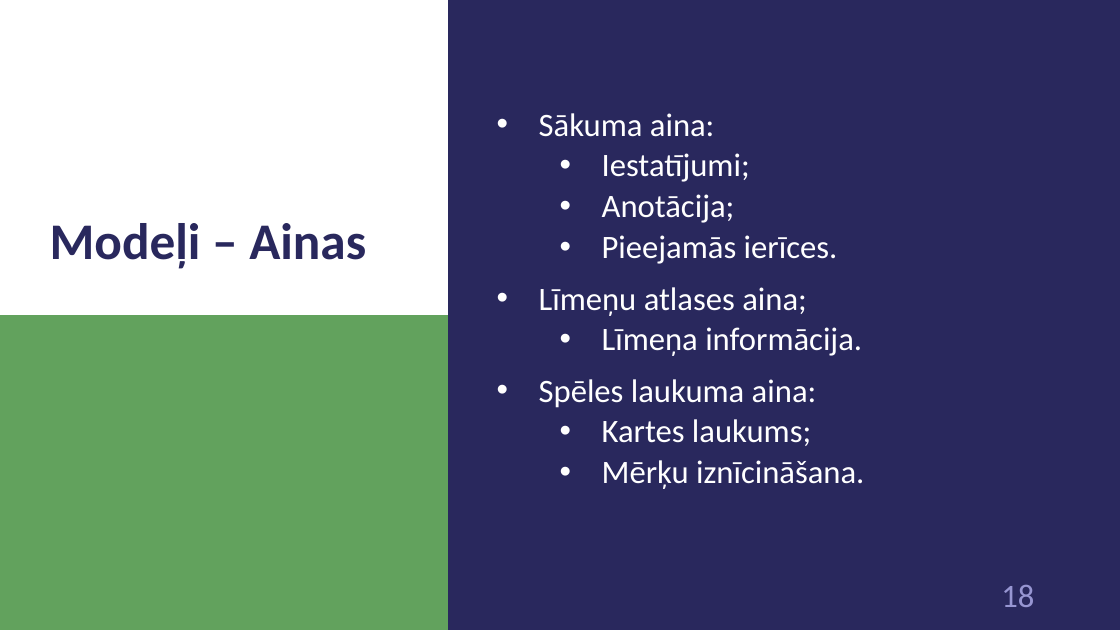
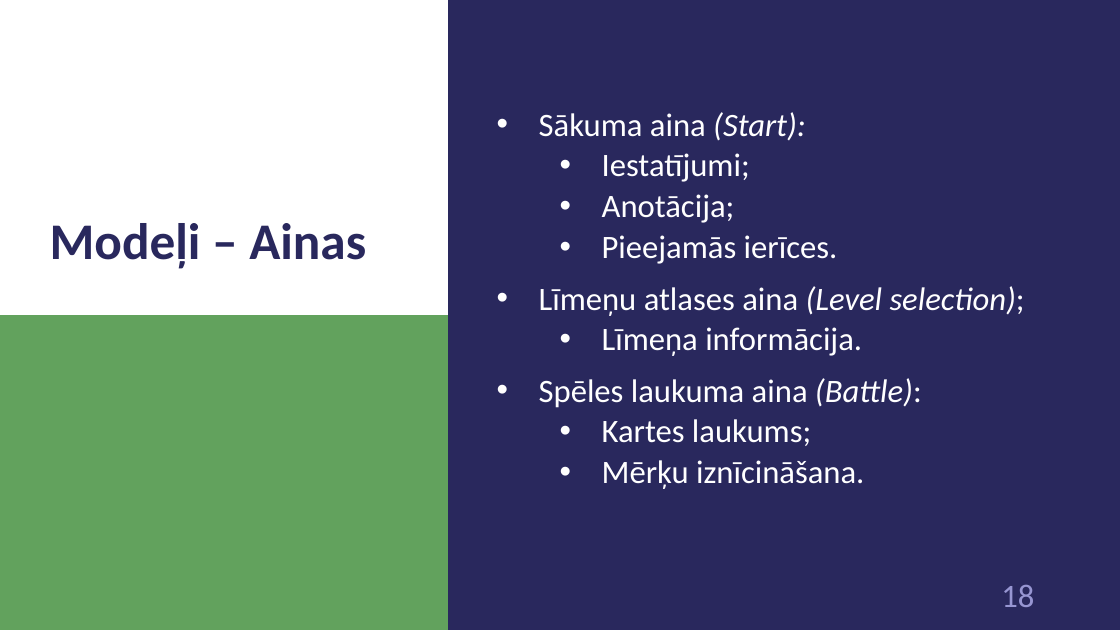
Before and after one commit to 1ivyatan/drumstalotajs, a slide deck: slide 18 of Documentation/Prezentācija.pptx. Drawn at 1120x630 pixels with LibreOffice and Linux fonts; fonts in the diff are those of the drawing. Boxes give left, top, right and bottom in pixels: in the first picture for what was removed or moved away, otherwise in the second. Text is boxed around its words. In the diff, an @@ line names an element or a change of style, - is before the commit and + after.

```diff
--- a/Documentation/Prezentācija.pptx
+++ b/Documentation/Prezentācija.pptx
@@ text at (x1=539, y1=112, x2=806, y2=141): text changed @@
-• Sākuma aina:
+• Sākuma aina (Start):
@@ text at (x1=539, y1=286, x2=1025, y2=316): text changed @@
-• Līmeņu atlases aina;
+• Līmeņu atlases aina (Level selection);
@@ text at (x1=539, y1=378, x2=922, y2=408): text changed @@
-• Spēles laukuma aina:
+• Spēles laukuma aina (Battle):
```
Also in this commit, not shown: 11 other slides changed, 1 slide added, 5 slides removed.
